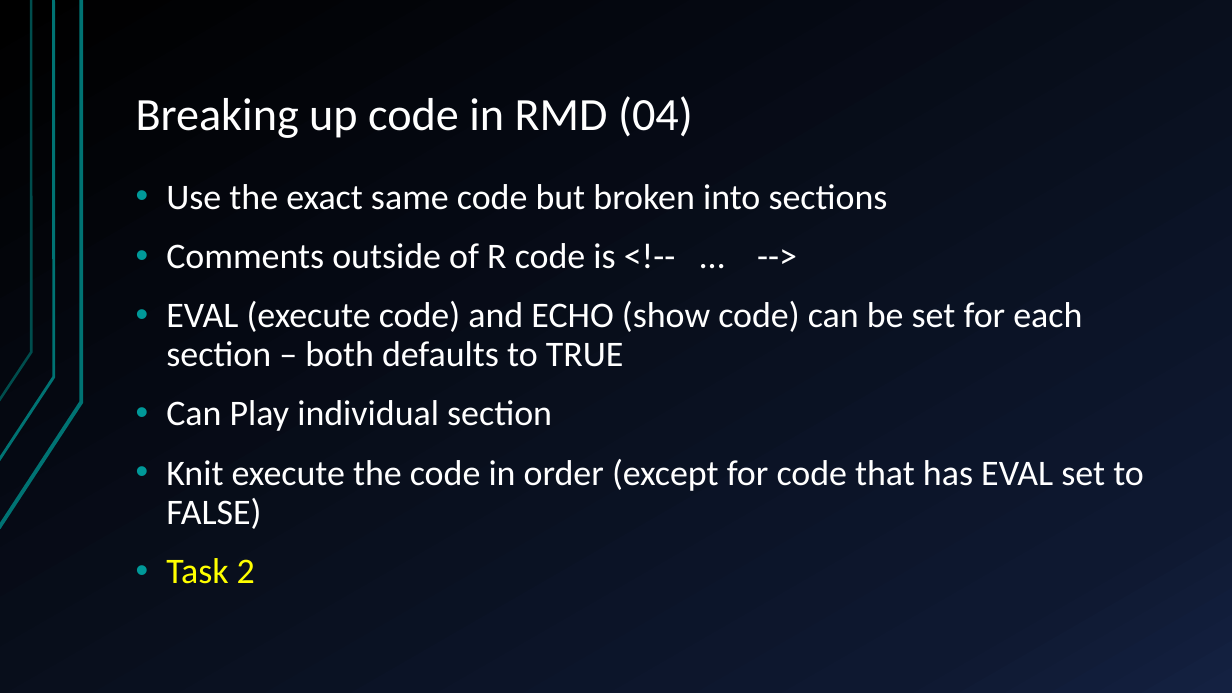
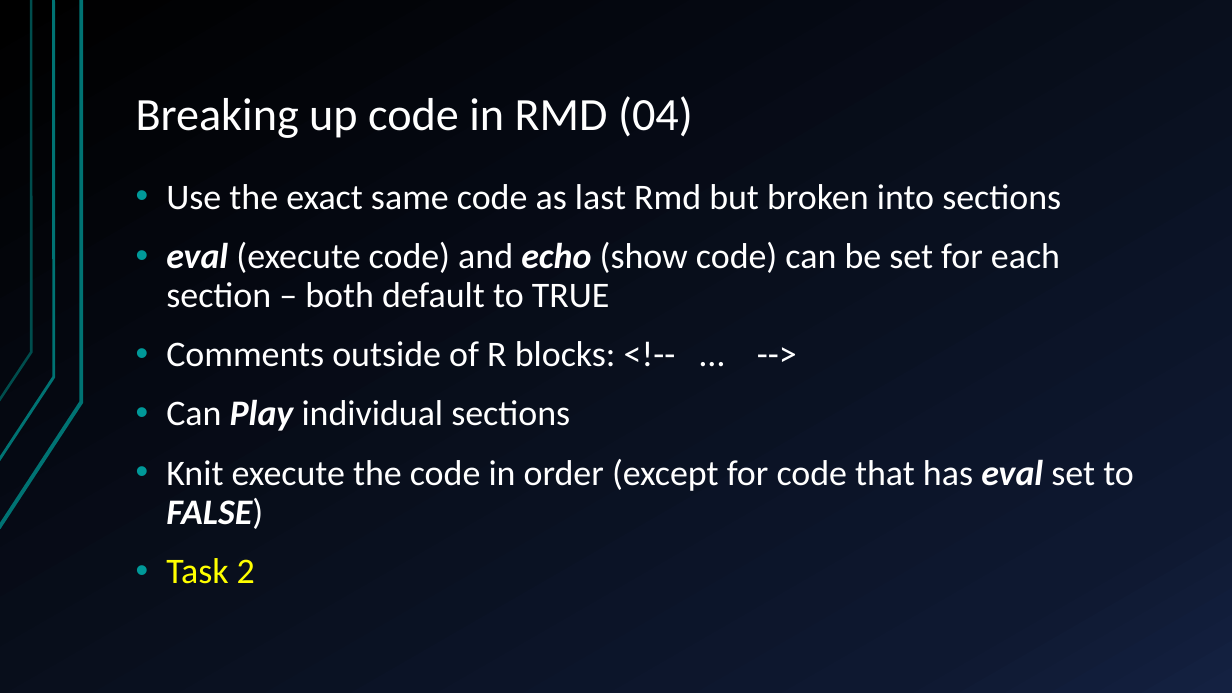
Before and after one commit to QFCatMSU/RMarkdown-Workshop-Material, a slide deck: slide 10 of docs/RMD-Presentation.pptx (slide 9 before the commit). Drawn at 1232x693 pixels with LibreOffice and Linux fonts; fonts in the diff are those of the drawing. Boxes give left, top, right and bottom in pixels: in the first picture for what was removed or moved away, otherwise in the second. Text is boxed around its words. In the diff, an @@ line names an element or a change of style, - is before the commit and + after.

```diff
--- a/docs/RMD-Presentation.pptx
+++ b/docs/RMD-Presentation.pptx
@@ text at box(166, 184, 1134, 529): text changed @@
-• Use the exact same code but broken into sections
-• Comments outside of R code is <!-- … -->
-• EVAL (execute code) and ECHO (show code) can be set for each section – both defaults to TRUE
-• Can Play individual section
-• Knit execute the code in order (except for code that has EVAL set to FALSE)
+• Use the exact same code as last Rmd but broken into sections
+• eval (execute code) and echo (show code) can be set for each section – both default to TRUE
+• Comments outside of R blocks: <!-- … -->
+• Can Play individual sections
+• Knit execute the code in order (except for code that has eval set to FALSE)
```
Also in this commit, not shown: 15 other slides changed, 1 slide added, 6 other files.
